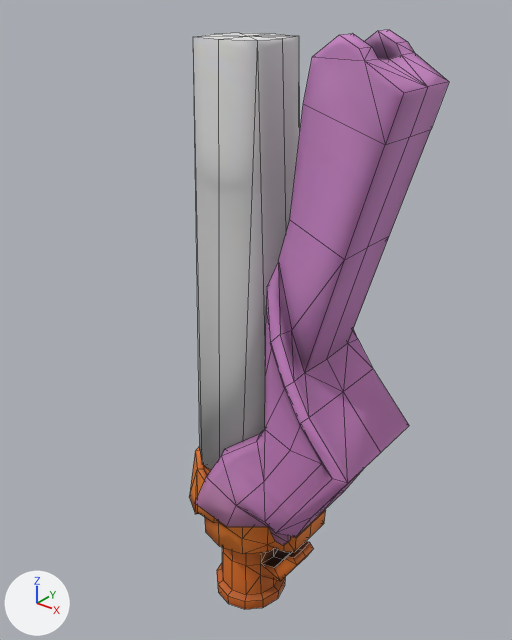
What one commit did to the FBX model care-up/Assets/Resources/Models/safe_needle.fbx.
The view is the same before and after, from a 50 mm camera at (0.0538, -0.0659, 0.0784) aimed at (0.0039, -0.0035, 0.0398). Lighting does not change. The marker at lower left points along +X, +Y and +Z. Mesh edges are drawn as thin lines. Where no turn or scale is listed for an object, it has been applied to the vertices.

The older version as bpy lines, for what is in view:
```python
me_circle_008 = bpy.data.meshes.new('Circle.008')
me_circle_008.from_pydata(...)  # 238 vertices, 281 faces; spans x -0.3..0.37, y -0.26..0.26, z -0.34..2.17
me_circle_008.materials.append(mat_safe_needle)
me_circle_009 = bpy.data.meshes.new('Circle.009')
me_circle_009.from_pydata(...)  # 189 vertices, 231 faces; spans x -0.0116..0.0134, y -0.0091..0.0091, z -0.0013..0.0654
me_circle_009.materials.append(mat_safe_needle)
me_circle_011 = bpy.data.meshes.new('Circle.011')
me_circle_011.from_pydata(...)  # 46 vertices, 56 faces; spans x -0.0073..0.0073, y -0.0067..0.0067, z 0.0137..0.0723
me_circle_011.materials.append(mat_safe_needle)
ob_circle_006 = bpy.data.objects.new('Circle.006', me_circle_008)
ob_circle_006.location = (0.0, 0.0, 0.0)
ob_circle_006.scale = (0.03, 0.03, 0.03)
ob_circle_007 = bpy.data.objects.new('Circle.007', me_circle_009)
ob_circle_007.location = (0.0087, 0.0, 0.008)
ob_circle_008 = bpy.data.objects.new('Circle.008', me_circle_011)
ob_circle_008.location = (0.0, 0.0, 0.0)
```
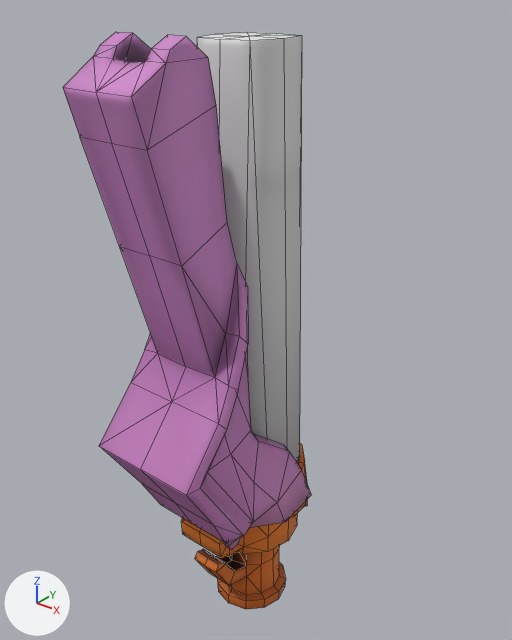
Boxes [x1, y1, x2, y2] around the edits, measured in the pictures (512 x 640 px):
'Prot', added
    after: [63, 32, 311, 550]
'Circle.007', deleted
    before: [195, 30, 449, 545]
'Circle.006', deleted
    before: [189, 446, 326, 609]
'needle_base', added
    after: [181, 444, 307, 609]

The edits, one by one:
Mesh me_needle_base is new.
It has 238 vertices, 281 faces and spans x -0.0077..0.0077, y -0.0111..0.0091, z -0.0102..0.0651.
It uses material mat_safe_needle.
Mesh me_prot is new.
It has 189 vertices, 231 faces and spans x -0.0091..0.0091, y -0.0134..0.0116, z -0.0013..0.0654.
It uses material mat_safe_needle.
Object 'Circle.007' (ob_circle_007) is deleted.
Object 'Circle.006' (ob_circle_006) is deleted.
In object 'Empty' (ob_empty), parent is no longer ob_circle_006.
Object 'needle_base' (ob_needle_base) is new; it shows me_needle_base.
Its location is (0.0, 0.0, 0.0).
Object 'Prot' (ob_prot) is new; it shows me_prot.
Its location is (0.0, -0.0087, 0.008).
